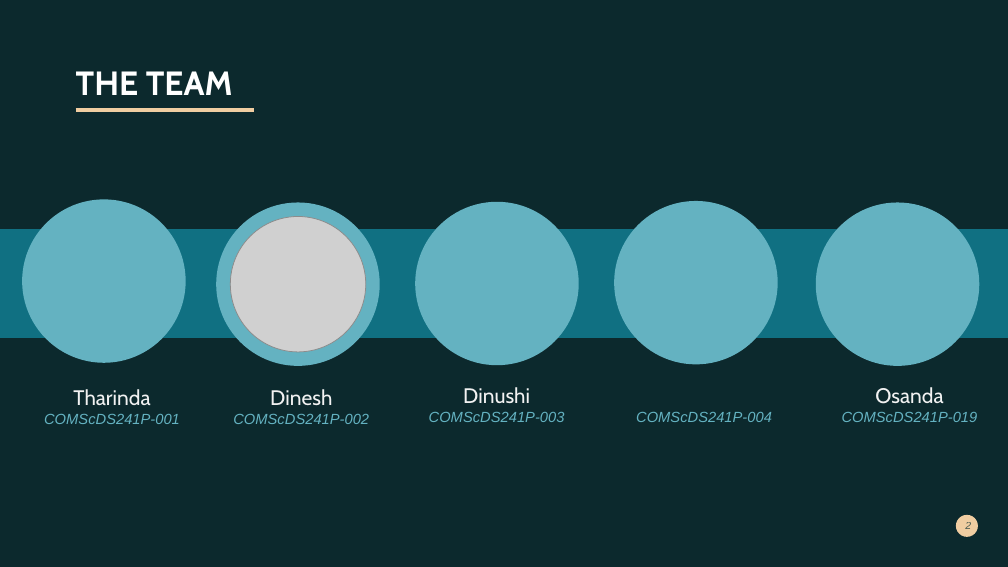
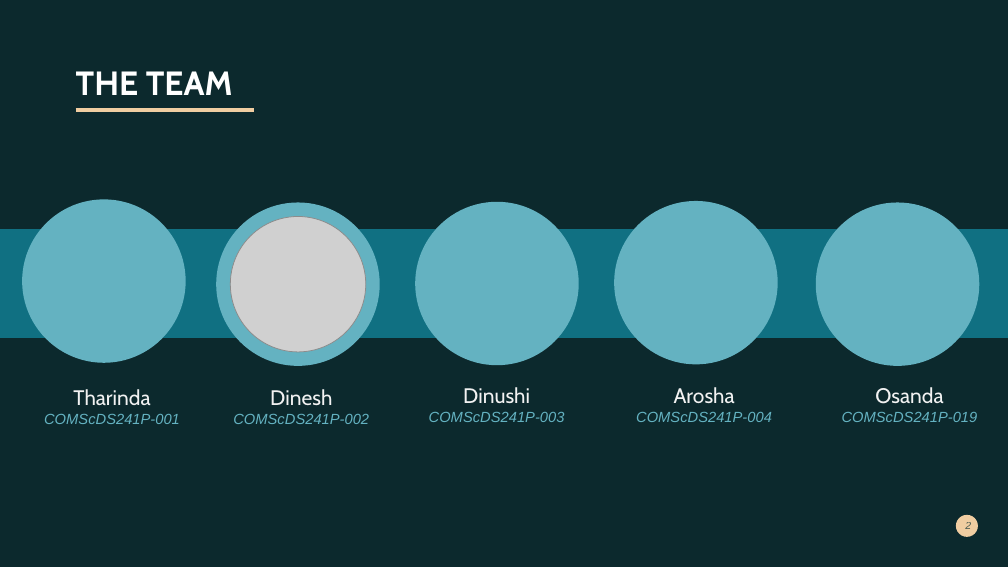
Before and after one commit to mdpw/msc-pds-group, a slide deck: slide 2 of presentation/monthly-sales-forecasting.pptx. Drawn at 1008x567 pixels with LibreOffice and Linux fonts; fonts in the diff are those of the drawing; grey boxes stand for pictures; background and template pictures are left out; a plain dark background stands for a picture behind light text. Boxes give left, top, right and bottom in pixels: in the first picture for what was removed or moved away, otherwise in the second. Text is boxed around its words. In the diff, an @@ line names an element or a change of style, - is before the commit and + after.

Commit message:
modify ppt

```diff
--- a/presentation/monthly-sales-forecasting.pptx
+++ b/presentation/monthly-sales-forecasting.pptx
@@ text at <box>674,387,735,403</box>: paragraph added @@
+Arosha
```
Also in this commit, not shown: 1 slide added.
